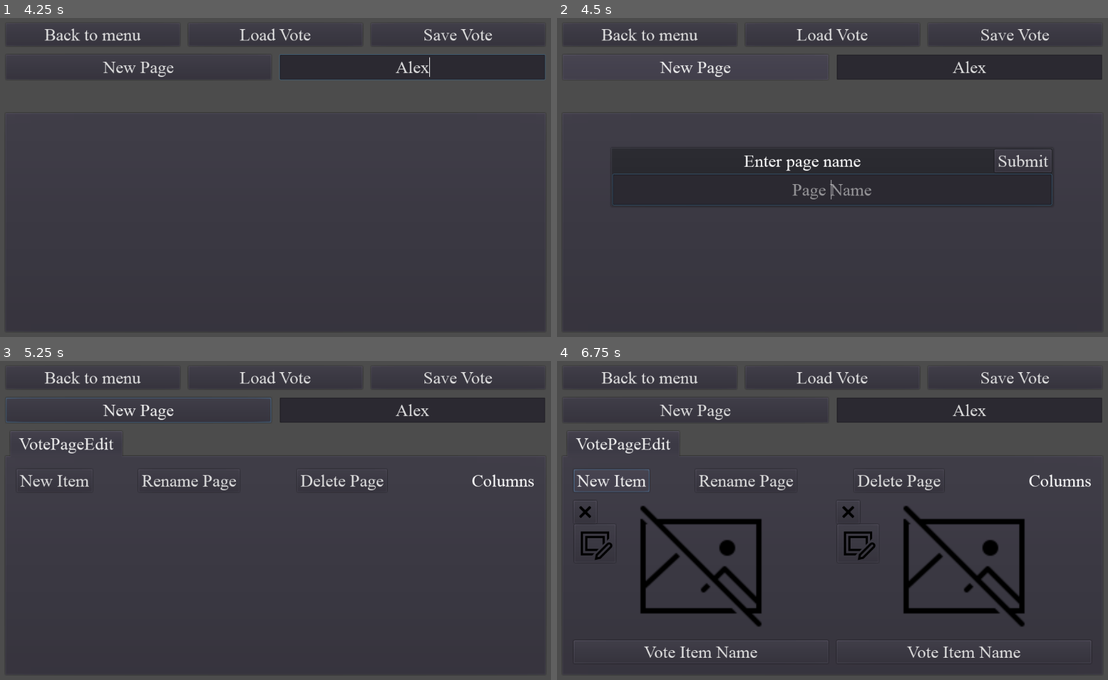
Above: before the commit, frames 1-4 (two rows, left to right).
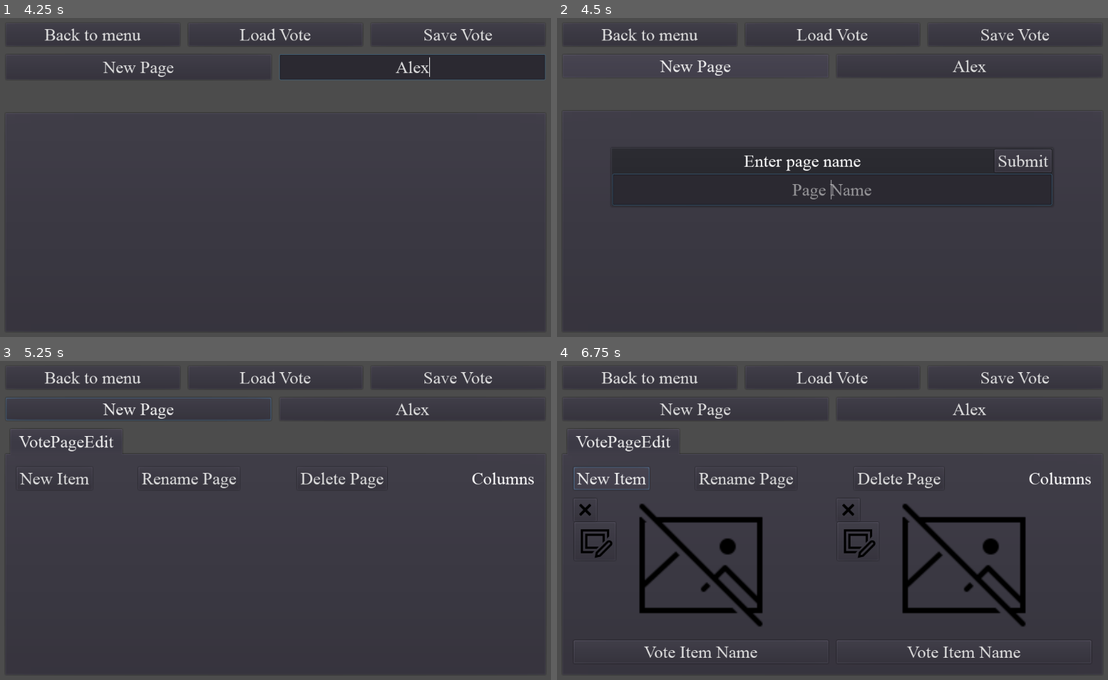
Above: after the commit, the same moments.

Repository: muckas/live-voter-client
Game: Godot game, scene res://scenes/VoteEditor.tscn
The game is run twice, just before and just after one commit, with the same random seed, the same clock (stepped at 60 frames per second) and the same inputs. This scene is started directly instead of the project's main scene.
Inputs (mouse positions are in pixels of both pictures, inside the frame that each line leads up to):
- Up to frame 1 (4.25 s): click "New Page" at 0.5 s; click (275, 190) at 1.27 s; type "Alex" at 1.35 s; click "New Page" at 2 s; click "Vote Name" at 2.75 s; click (413, 65) at 3.52 s; type "Alex" at 3.6 s
- Up to frame 2 (4.5 s): click "New Page" at 4.25 s
- Up to frame 3 (5.25 s): click "Submit" at 5 s
- Up to frame 4 (6.75 s): click "New Item" at 5.75 s; click "New Item" at 6.5 s

Frame 1 is identical in both runs. In frame 2, 0.6% of the frame differs, in the area x 18-99%, y 11-20%; in frame 3, 2.2%; in frame 4, 4.4%, in the area x 3-99%, y 11-83%.
Error before the commit: Invalid set index 'sdasvisible' (on base: 'Button') with value of type 'bool'. (res://scenes/VoteEditor.gd:97)

Commit message:
Implement client id

Diff:
--- a/global/autoload/Global.gd
+++ b/global/autoload/Global.gd
@@ -2,6 +2,9 @@
 
 const VERSION = "0.3.0"
 
+const uuid_util = preload("res://global/uuid_util.gd")
+
+var client_id:String = uuid_util.v4()
 var server_url:String = "http://localhost"
 var server_port:int = 8080
 var server_ok:bool = false
--- /dev/null
+++ b/global/uuid_util.gd
@@ -0,0 +1,41 @@
+# Note: The code might not be as pretty it could be, since it's written
+# in a way that maximizes performance. Methods are inlined and loops are avoided.
+extends Node
+
+const MODULO_8_BIT = 256
+
+static func getRandomInt():
+  # Randomize every time to minimize the risk of collisions
+  randomize()
+
+  return randi() % MODULO_8_BIT
+
+static func uuidbin():
+  # 16 random bytes with the bytes on index 6 and 8 modified
+  return [
+	getRandomInt(), getRandomInt(), getRandomInt(), getRandomInt(),
+	getRandomInt(), getRandomInt(), ((getRandomInt()) & 0x0f) | 0x40, getRandomInt(),
+	((getRandomInt()) & 0x3f) | 0x80, getRandomInt(), getRandomInt(), getRandomInt(),
+	getRandomInt(), getRandomInt(), getRandomInt(), getRandomInt(),
+  ]
+
+static func v4():
+  # 16 random bytes with the bytes on index 6 and 8 modified
+  var b = uuidbin()
+
+  return '%02x%02x%02x%02x-%02x%02x-%02x%02x-%02x%02x-%02x%02x%02x%02x%02x%02x' % [
+	# low
+	b[0], b[1], b[2], b[3],
+
+	# mid
+	b[4], b[5],
+
+	# hi
+	b[6], b[7],
+
+	# clock
+	b[8], b[9],
+
+	# clock
+	b[10], b[11], b[12], b[13], b[14], b[15]
+  ]
--- a/scenes/Test.gd
+++ /dev/null
@@ -1,69 +0,0 @@
-extends Control
-
-var server_base_url:String = "http://localhost"
-var server_port:int = 8080
-
-onready var check_label = $CheckLabel
-onready var image_rect = $ImageRect
-
-
-func _on_CheckButton_pressed() -> void:
-	var endpoint:String = "/check"
-	var http:HTTPRequest = HTTPRequest.new()
-	self.add_child(http)
-	http.connect("request_completed", self, "_on_check_completed")
-	http.request(server_base_url + ":" + String(server_port) + endpoint)
-
-func _on_check_completed(_result:int, _response_code:int, _headers:PoolStringArray, body:PoolByteArray) -> void:
-	var json:JSONParseResult = JSON.parse(body.get_string_from_utf8())
-	if json.result:
-		var response:Dictionary = json.result
-		if response["error"] == "OK":
-			check_label.text = response["message"]
-	else:
-		check_label.text = "Server not responding"
-
-func _on_GetImageButton_pressed():
-	var endpoint:String = "/image"
-	var http:HTTPRequest = HTTPRequest.new()
-	self.add_child(http)
-	http.connect("request_completed", self, "_on_image_request_completed")
-	http.request(server_base_url + ":" + String(server_port) + endpoint)
-
-func _on_image_request_completed(_result:int, _response_code:int, _headers:PoolStringArray, body:PoolByteArray) -> void:
-	var image:Image = Image.new()
-	var image_error:int = image.load_png_from_buffer(body)
-	if image_error != OK:
-		print("Image download failed")
-	var texture:ImageTexture = ImageTexture.new()
-	texture.create_from_image(image)
-	image_rect.texture = texture
-
-func _on_SendImageButton_pressed():
-	var file = File.new()
-	file.open('res://icon.png', File.READ)
-	var file_content = file.get_buffer(file.get_len())
-	var body = PoolByteArray()
-	body.append_array("\r\n--WebKitFormBoundaryePkpFF7tjBAqx29L\r\n".to_utf8())
-	body.append_array("Content-Disposition: form-data; name=\"fileupload\"; filename=\"icon.png\"\r\n".to_utf8())
-	body.append_array("Content-Type: image/png\r\n\r\n".to_utf8())
-	body.append_array(file_content)
-	body.append_array("\r\n--WebKitFormBoundaryePkpFF7tjBAqx29L--\r\n".to_utf8())
-	var headers = [
-		"Content-Type: multipart/form-data;boundary=\"WebKitFormBoundaryePkpFF7tjBAqx29L\""
-	]
-	var http = HTTPClient.new()
-	http.connect_to_host(server_base_url, server_port, false)
-	while http.get_status() == HTTPClient.STATUS_CONNECTING or http.get_status() == HTTPClient.STATUS_RESOLVING:
-		http.poll()
-		OS.delay_msec(500)
-	assert(http.get_status() == HTTPClient.STATUS_CONNECTED) # Could not connect
-	var err = http.request_raw(HTTPClient.METHOD_POST, "/upload" , headers, body)
-	assert(err == OK) # Make sure all is OK.
-	while http.get_status() == HTTPClient.STATUS_REQUESTING:
-		# Keep polling for as long as the request is being processed.
-		http.poll()
-		if not OS.has_feature("web"):
-			OS.delay_msec(500)
-		else:
-			yield(Engine.get_main_loop(), "idle_frame")
--- a/scenes/Test.tscn
+++ /dev/null
@@ -1,48 +0,0 @@
-[gd_scene load_steps=2 format=2]
-
-[ext_resource path="res://scenes/Test.gd" type="Script" id=1]
-
-[node name="Control" type="Control"]
-anchor_right = 1.0
-anchor_bottom = 1.0
-script = ExtResource( 1 )
-
-[node name="CheckLabel" type="Label" parent="."]
-margin_left = 42.0
-margin_top = 34.0
-margin_right = 197.0
-margin_bottom = 85.0
-text = "Connection unknown"
-align = 1
-valign = 1
-
-[node name="CheckButton" type="Button" parent="."]
-margin_left = 41.0
-margin_top = 123.0
-margin_right = 199.0
-margin_bottom = 170.0
-text = "Check Connection"
-
-[node name="GetImageButton" type="Button" parent="."]
-margin_left = 42.0
-margin_top = 280.0
-margin_right = 200.0
-margin_bottom = 327.0
-text = "Get Image"
-
-[node name="ImageRect" type="TextureRect" parent="."]
-margin_left = 348.0
-margin_top = 50.0
-margin_right = 839.0
-margin_bottom = 541.0
-
-[node name="SendImageButton" type="Button" parent="."]
-margin_left = 42.0
-margin_top = 426.0
-margin_right = 200.0
-margin_bottom = 473.0
-text = "Send Image"
-
-[connection signal="pressed" from="CheckButton" to="." method="_on_CheckButton_pressed"]
-[connection signal="pressed" from="GetImageButton" to="." method="_on_GetImageButton_pressed"]
-[connection signal="pressed" from="SendImageButton" to="." method="_on_SendImageButton_pressed"]
--- a/scenes/VoteEditor.gd
+++ b/scenes/VoteEditor.gd
@@ -94,7 +94,7 @@
 
 func _on_VoteNameEdit_text_entered(_new_text:String) -> void:
 	vote_name_button.text = vote_name_edit.text
-	vote_name_button.sdasvisible = true
+	vote_name_button.visible = true
 	vote_name_edit.visible = false
 
 
--- a/scenes/VoteHoster.gd
+++ b/scenes/VoteHoster.gd
@@ -68,7 +68,10 @@
 				)
 
 func _request_vote_code() -> void:
-	var query:String = JSON.print({"vote_name": Global.active_vote_data["vote_name"]})
+	var query:String = JSON.print({
+		"host_id": Global.client_id,
+		"vote_name": Global.active_vote_data["vote_name"]
+		})
 	var headers:PoolStringArray = ["Content-Type: application/json"]
 	var endpoint:String = "/host-vote"
 	var request_url:String = Global.server_url + ":" + String(Global.server_port) + endpoint
@@ -129,10 +132,13 @@
 func _update_vote_presenting() -> void:
 	var query:String = JSON.print(
 			{
-				"state": "presenting",
-				"vote_name": Global.active_vote_data["vote_name"],
-				"page_name": current_page_node.get_page_name(),
-				"vote_items": {}
+				"host_id": Global.client_id,
+				"vote_data": {
+					"state": "presenting",
+					"vote_name": Global.active_vote_data["vote_name"],
+					"page_name": current_page_node.get_page_name(),
+					"vote_items": {}
+				},
 			}
 		)
 	var headers:PoolStringArray = ["Content-Type: application/json"]
@@ -165,10 +171,13 @@
 func _update_vote_voting() -> void:
 	var query:String = JSON.print(
 			{
-				"state": "voting",
-				"vote_name": Global.active_vote_data["vote_name"],
-				"page_name": current_page_node.get_page_name(),
-				"vote_items": current_page_node.get_vote_items()
+				"host_id": Global.client_id,
+				"vote_data": {
+					"state": "voting",
+					"vote_name": Global.active_vote_data["vote_name"],
+					"page_name": current_page_node.get_page_name(),
+					"vote_items": current_page_node.get_vote_items()
+				},
 			}
 		)
 	var headers:PoolStringArray = ["Content-Type: application/json"]
